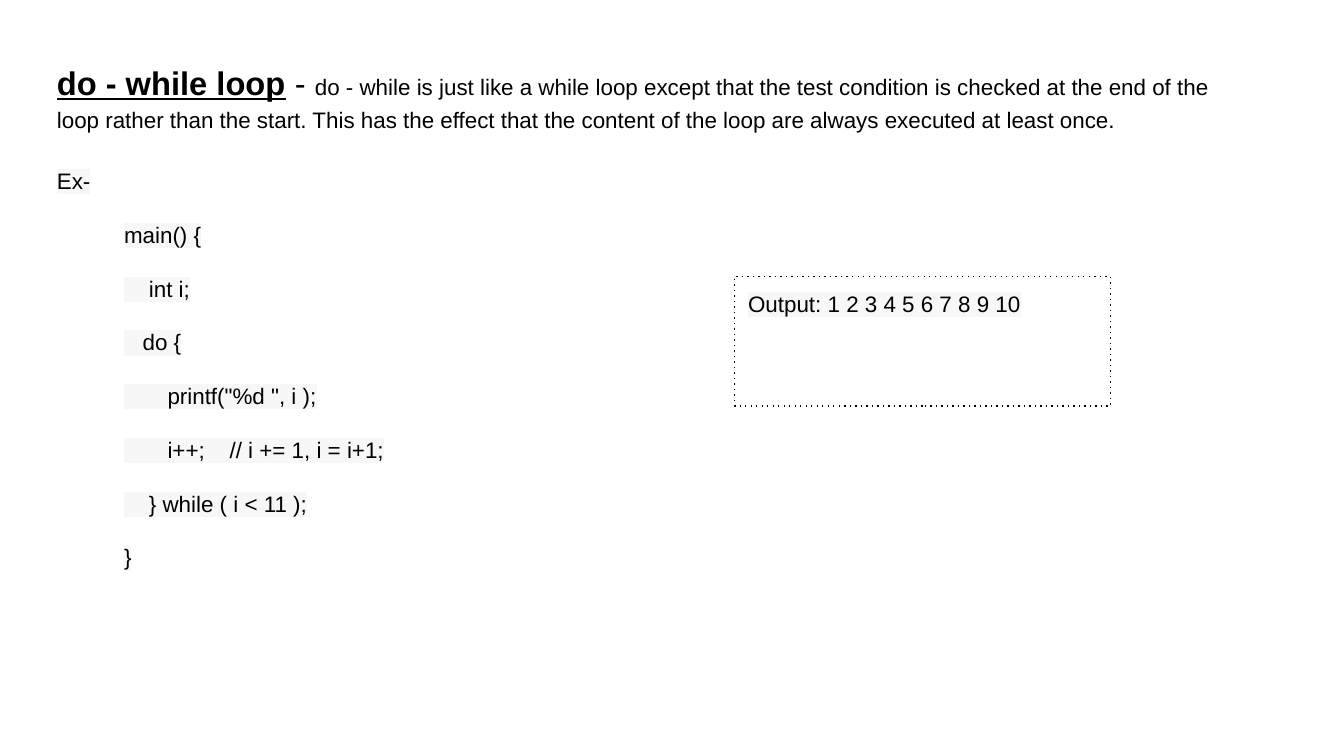
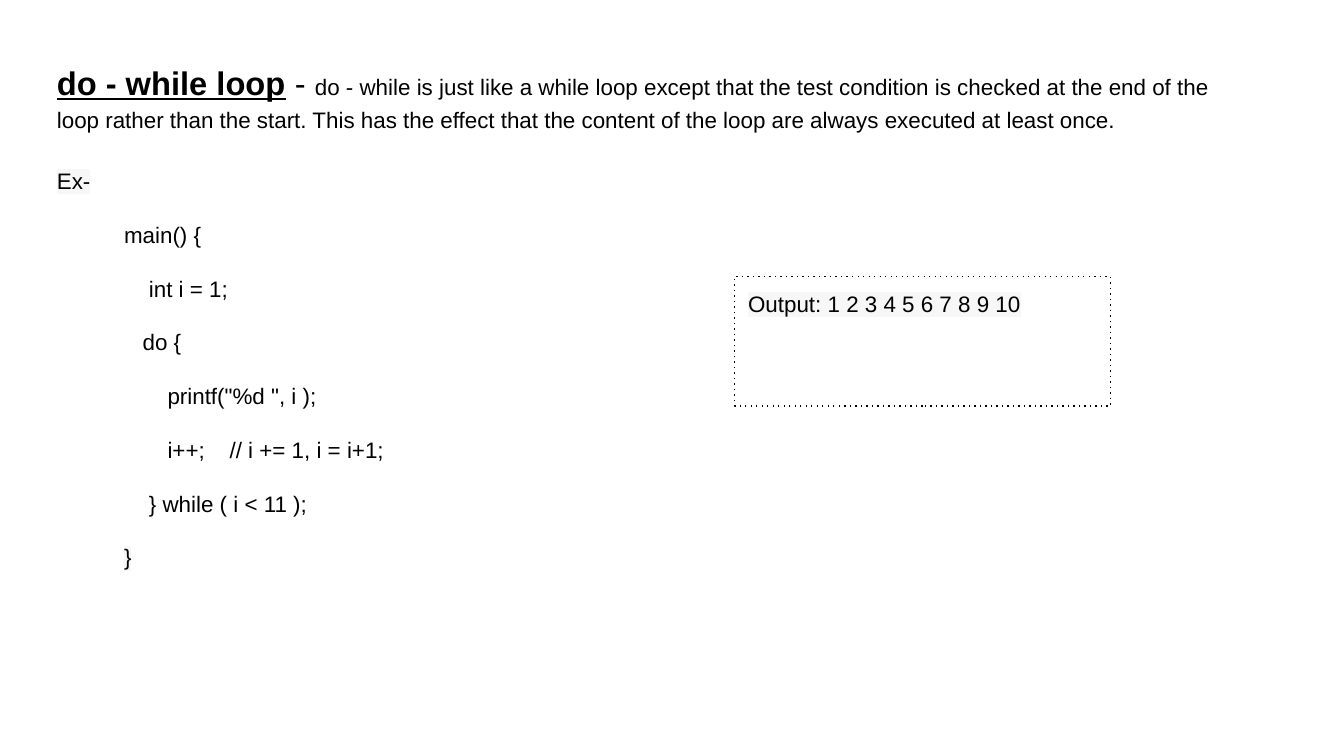
Before and after one commit to ramitgarg/Learnings-for-students, a slide deck: slide 11 of C Laguage/C training-part2.pptx. Drawn at 1344x756 pixels with LibreOffice and Linux fonts; fonts in the diff are those of the drawing. Boxes give left, top, right and bottom in pixels: in the first picture for what was removed or moved away, otherwise in the second. Text is boxed around its words. In the diff, an @@ line names an element or a change of style, - is before the commit and + after.

```diff
--- a/C Laguage/C training-part2.pptx
+++ b/C Laguage/C training-part2.pptx
@@ text at [124, 226, 384, 513]: highlight #F7F7F7 to #FFFFFF in "main() {", "do {", "printf("%d ", i );", "i++; // i += 1, i = ..." and 1 more places @@
@@ text at [149, 280, 228, 300]: text changed @@
-int i;
+int i = 1;
```
Also in this commit, not shown: 2 other slides changed, 4 slides added.
